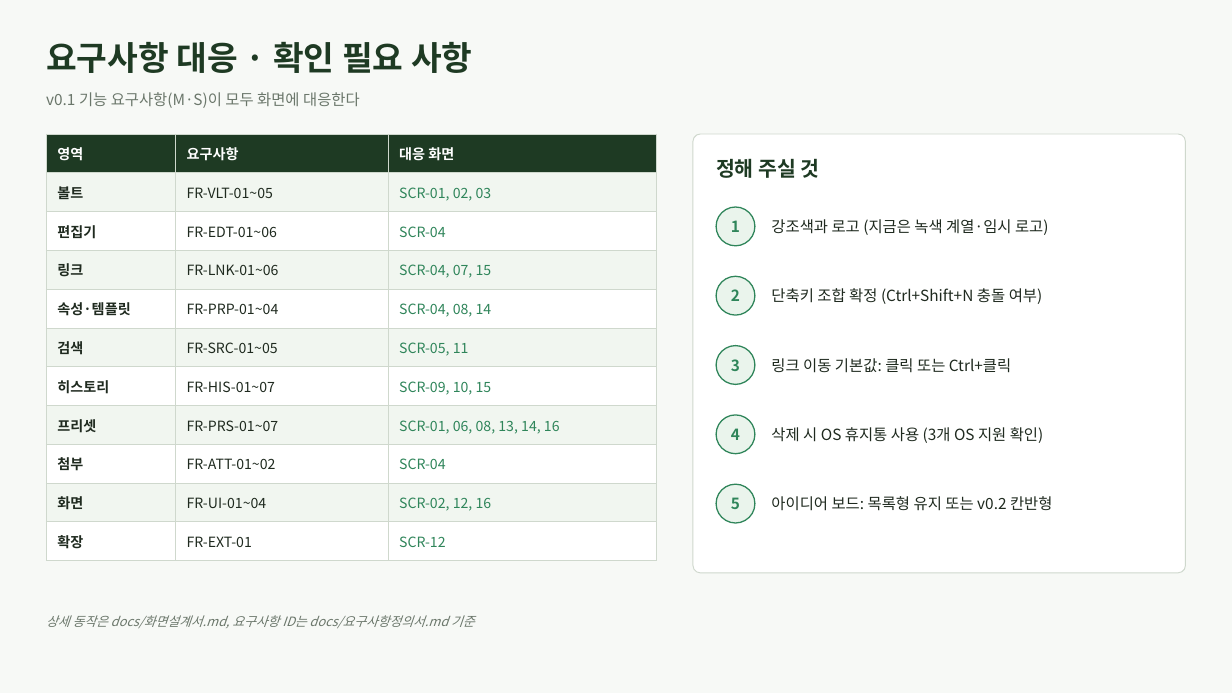
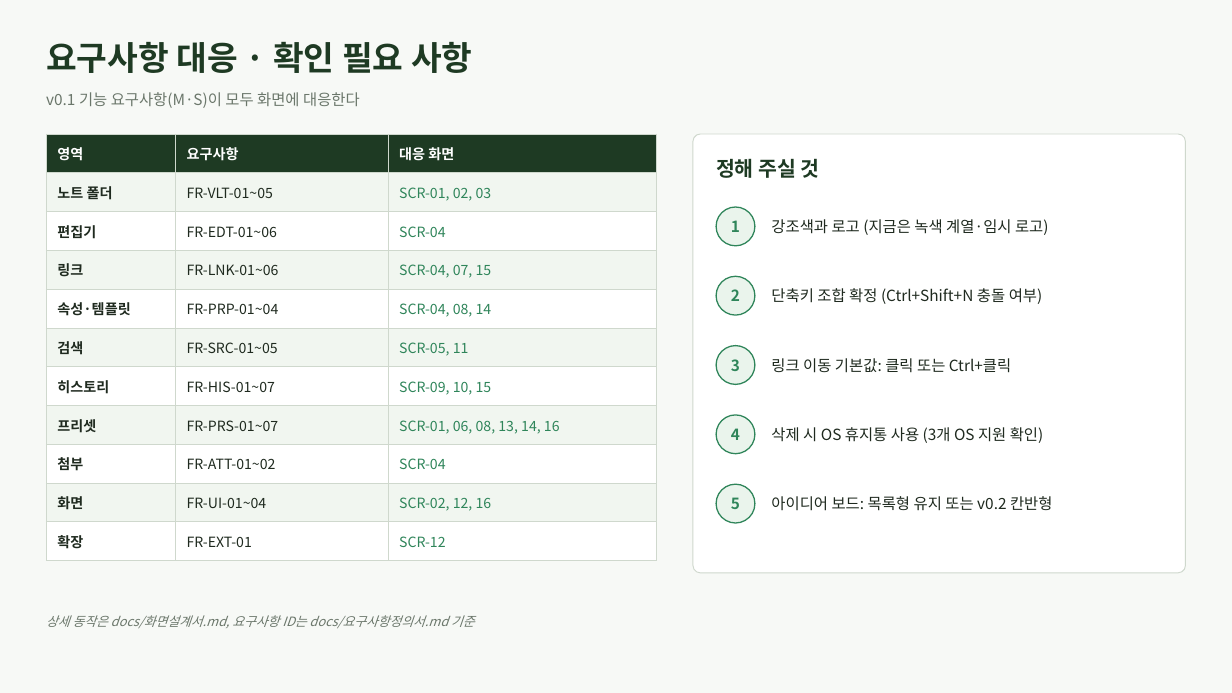
Before and after one commit to jinkyoin/notevine, a slide deck: slide 17 of docs/화면설계서.pptx (slide 16 before the commit). Drawn at 1232x693 pixels with LibreOffice and Linux fonts; fonts in the diff are those of the drawing. Boxes give left, top, right and bottom in pixels: in the first picture for what was removed or moved away, otherwise in the second. Text is boxed around its words. In the diff, an @@ line names an element or a change of style, - is before the commit and + after.

```diff
--- a/docs/화면설계서.pptx
+++ b/docs/화면설계서.pptx
@@ table at box(46, 134, 656, 553) @@
-row 2, column 1: 볼트
+row 2, column 1: 노트 폴더
```
Also in this commit, not shown: 6 other slides changed, 1 slide added, 24 other files.
